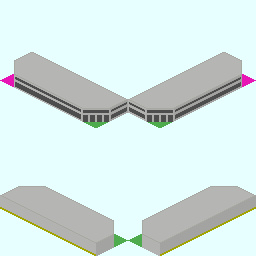
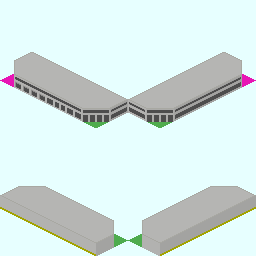
Comparing the layer stacks of the two 256px x 256px images. Changes:
painted on "Base_Plate_1x3.png" over [15, 82, 75, 117]
